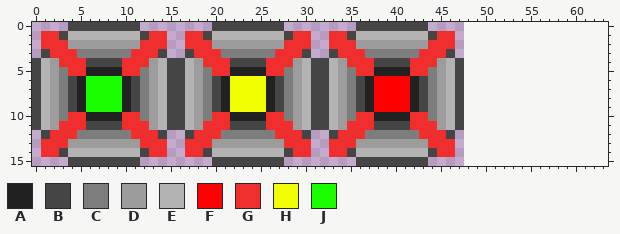
Two versions of one pixel-art sprite, Assets/Sprites/Weapons/P1Bomb.png. Above, as it was before the edit.
The file is 48x16 pixels. The old version is drawn lined up with the new one, on the new canvas.
Palette (. is transparent): A #212121  B #454545  C #7d7d7d  D #9c9c9c  E #b3b3b3  F #ff0000  G #f02e2e  H #f2ff00  J #1aff00
Pixels before, first column x 0:
 0 ....BBBBBBBB........BBBBBBBB........BBBBBBBB....
 1 .GGBEEEEEEEEBGG..GGBEEEEEEEEBGG..GGBEEEEEEEEBGG.
 2 .GGGDDDDDDDDGGG..GGGDDDDDDDDGGG..GGGDDDDDDDDGGG.
 3 .BGGGCCCCCCGGGB..BGGGCCCCCCGGGB..BGGGCCCCCCGGGB.
 4 BEDGGGBBBBGGGDEBBEDGGGBBBBGGGDEBBEDGGGBBBBGGGDEB
 5 BEDCGGAAAAGGCDEBBEDCGGAAAAGGCDEBBEDCGGAAAAGGCDEB
 6 BEDCBAJJJJABCDEBBEDCBAHHHHABCDEBBEDCBAFFFFABCDEB
 7 BEDCBAJJJJABCDEBBEDCBAHHHHABCDEBBEDCBAFFFFABCDEB
 8 BEDCBAJJJJABCDEBBEDCBAHHHHABCDEBBEDCBAFFFFABCDEB
 9 BEDCBAJJJJABCDEBBEDCBAHHHHABCDEBBEDCBAFFFFABCDEB
10 BEDCGGAAAAGGCDEBBEDCGGAAAAGGCDEBBEDCGGAAAAGGCDEB
11 BEDGGGBBBBGGGDEBBEDGGGBBBBGGGDEBBEDGGGBBBBGGGDEB
12 .BGGGCCCCCCGGGB..BGGGCCCCCCGGGB..BGGGCCCCCCGGGB.
13 .GGGDDDDDDDDGGG..GGGDDDDDDDDGGG..GGGDDDDDDDDGGG.
14 .GGBEEEEEEEEBGG..GGBEEEEEEEEBGG..GGBEEEEEEEEBGG.
15 ....BBBBBBBB........BBBBBBBB........BBBBBBBB....
Now the later version:
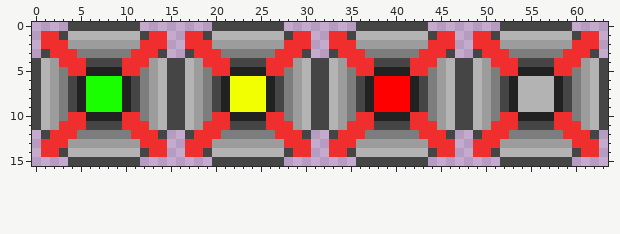
From old to new:
canvas 48x16 -> 64x16
y 0: x 52..59 ........ -> BBBBBBBB
y 1: x 49..62 .............. -> GGBEEEEEEEEBGG
y 2: x 49..62 .............. -> GGGDDDDDDDDGGG
y 3: x 49..62 .............. -> BGGGCCCCCCGGGB
y 4: x 48..63 ................ -> BEDGGGBBBBGGGDEB
y 5: x 48..63 ................ -> BEDCGGAAAAGGCDEB
y 6..9: x 48..63 ................ -> BEDCBAEEEEABCDEB
y 10: x 48..63 ................ -> BEDCGGAAAAGGCDEB
y 11: x 48..63 ................ -> BEDGGGBBBBGGGDEB
y 12: x 49..62 .............. -> BGGGCCCCCCGGGB
y 13: x 49..62 .............. -> GGGDDDDDDDDGGG
y 14: x 49..62 .............. -> GGBEEEEEEEEBGG
y 15: x 52..59 ........ -> BBBBBBBB
